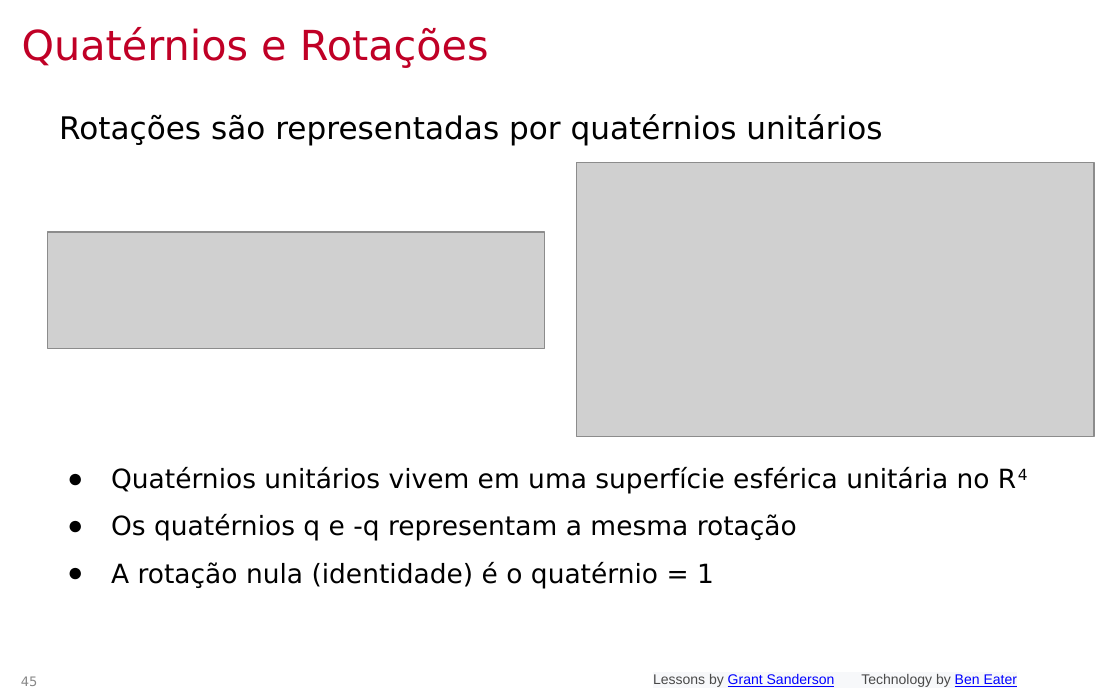
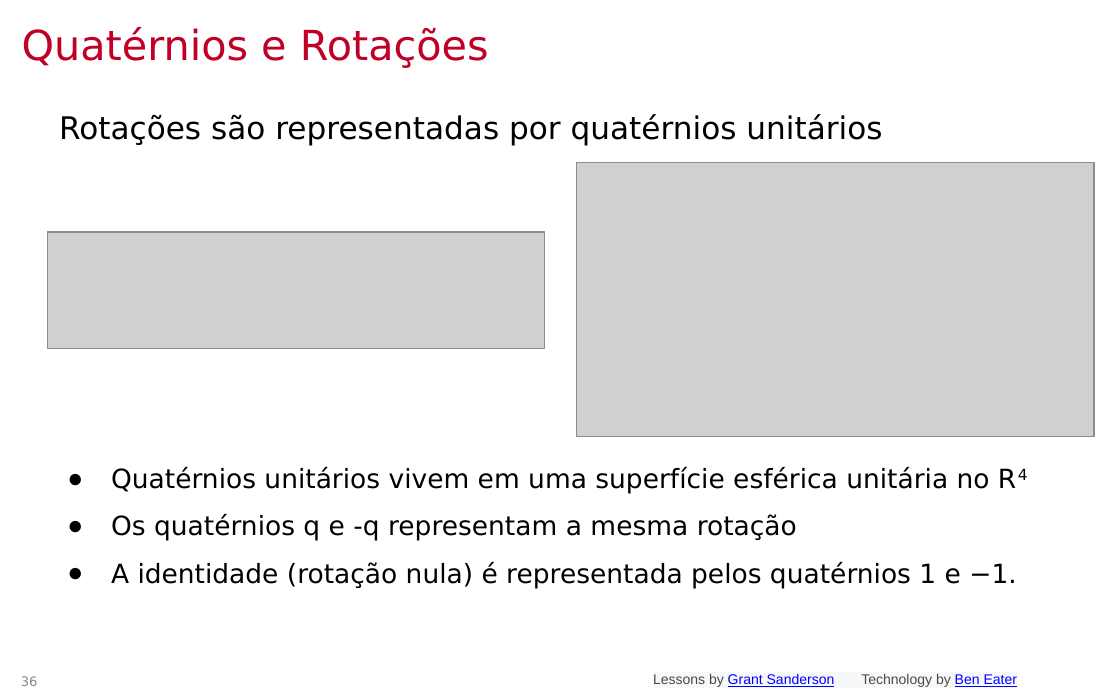
Before and after one commit to lpsoares/ComputacaoGrafica, a slide deck: slide 36 of docs/aulas/04-coordenadas_homogeneas_e_quaternios/aula4_coordenadas_homogeneas_e_quaternios.pptx (slide 45 before the commit). Drawn at 1120x700 pixels with LibreOffice and Linux fonts; fonts in the diff are those of the drawing; grey boxes stand for pictures; background and template pictures are left out. Boxes give left, top, right and bottom in pixels: in the first picture for what was removed or moved away, otherwise in the second. Text is boxed around its words. In the diff, an @@ line names an element or a change of style, - is before the commit and + after.

```diff
--- a/docs/aulas/04-coordenadas_homogeneas_e_quaternios/aula4_coordenadas_homogeneas_e_quaternios.pptx
+++ b/docs/aulas/04-coordenadas_homogeneas_e_quaternios/aula4_coordenadas_homogeneas_e_quaternios.pptx
@@ text at [111, 562, 1016, 588]: text changed @@
-● A rotação nula (identidade) é o quatérnio = 1
+● A identidade (rotação nula) é representada pelos quatérnios 1 e −1.
@@ page number at [21, 676, 38, 686]: text changed @@
-45
+36
```
Also in this commit, not shown: 12 other slides changed, 10 slides removed, 2 other files.
